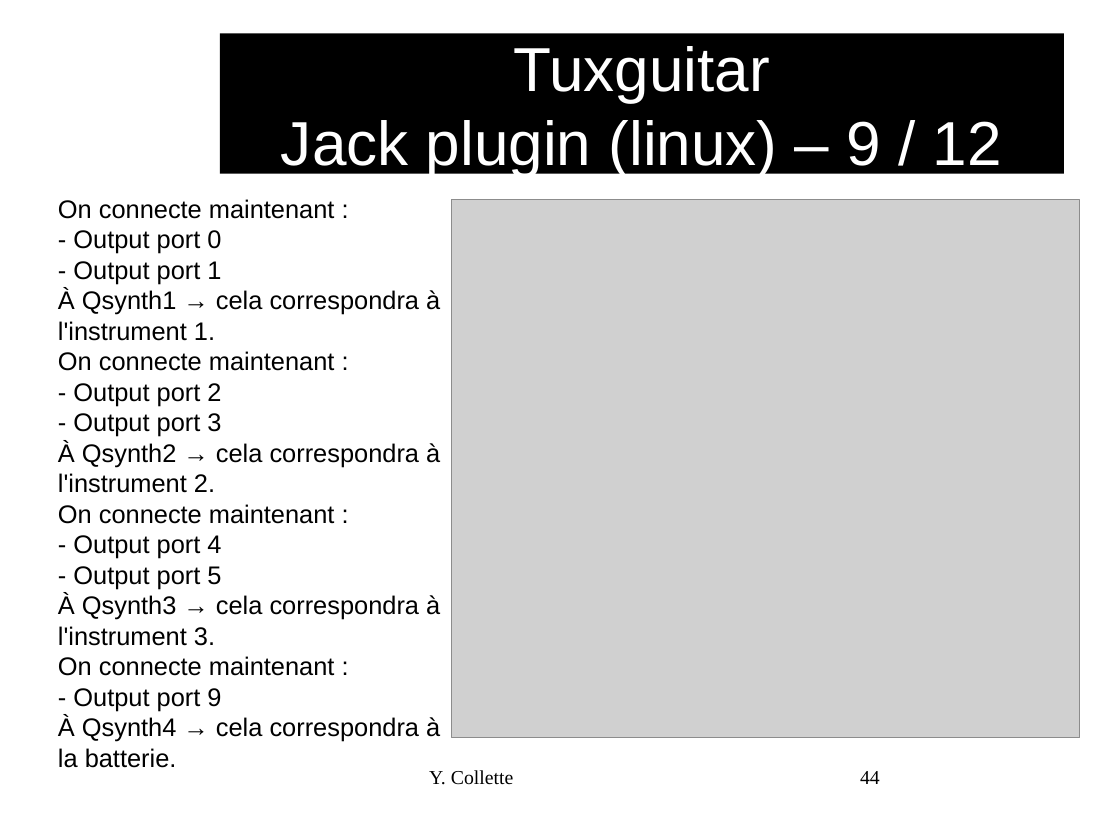
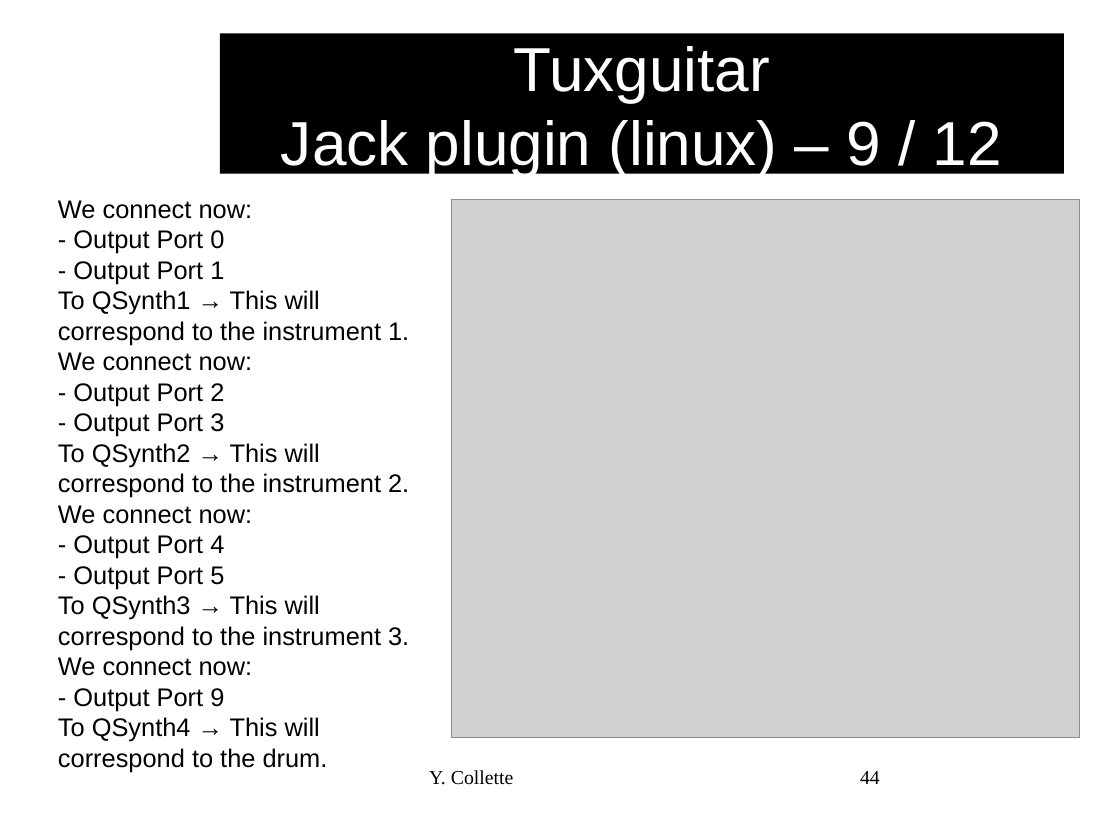
Before and after one commit to audinux/audinux.github.io, a slide deck: slide 44 of workshop/audio/TuxGuitar.odp. Drawn at 1120x840 pixels with LibreOffice and Linux fonts; fonts in the diff are those of the drawing; grey boxes stand for pictures; background and template pictures are left out. Boxes give left, top, right and bottom in pixels: in the first picture for what was removed or moved away, otherwise in the second. Text is boxed around its words. In the diff, an @@ line names an element or a change of style, - is before the commit and + after.

```diff
--- a/workshop/audio/TuxGuitar.odp
+++ b/workshop/audio/TuxGuitar.odp
@@ text at [58, 200, 409, 742]: text changed @@
-On connecte maintenant :
-- Output port 0
-- Output port 1
-À Qsynth1 → cela correspondra à l'instrument 1.
-On connecte maintenant :
-- Output port 2
-- Output port 3
-À Qsynth2 → cela correspondra à l'instrument 2.
-On connecte maintenant :
-- Output port 4
-- Output port 5
-À Qsynth3 → cela correspondra à l'instrument 3.
-On connecte maintenant :
-- Output port 9
-À Qsynth4 → cela correspondra à la batterie.
+We connect now:
+- Output Port 0
+- Output Port 1
+To QSynth1 → This will correspond to the instrument 1.
+We connect now:
+- Output Port 2
+- Output Port 3
+To QSynth2 → This will correspond to the instrument 2.
+We connect now:
+- Output Port 4
+- Output Port 5
+To QSynth3 → This will correspond to the instrument 3.
+We connect now:
+- Output Port 9
+To QSynth4 → This will correspond to the drum.
```
Also in this commit, not shown: 34 other slides changed, 17 slides added, 17 slides removed, 3 other files.
